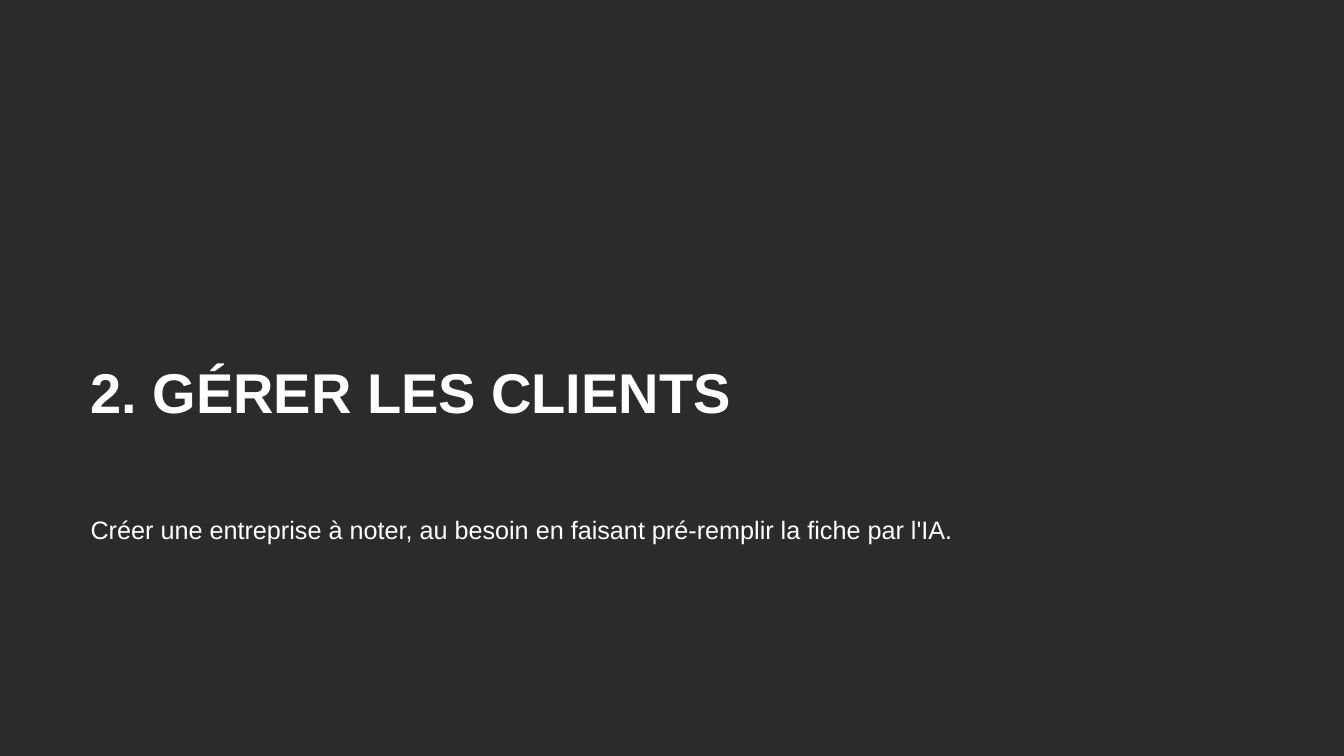
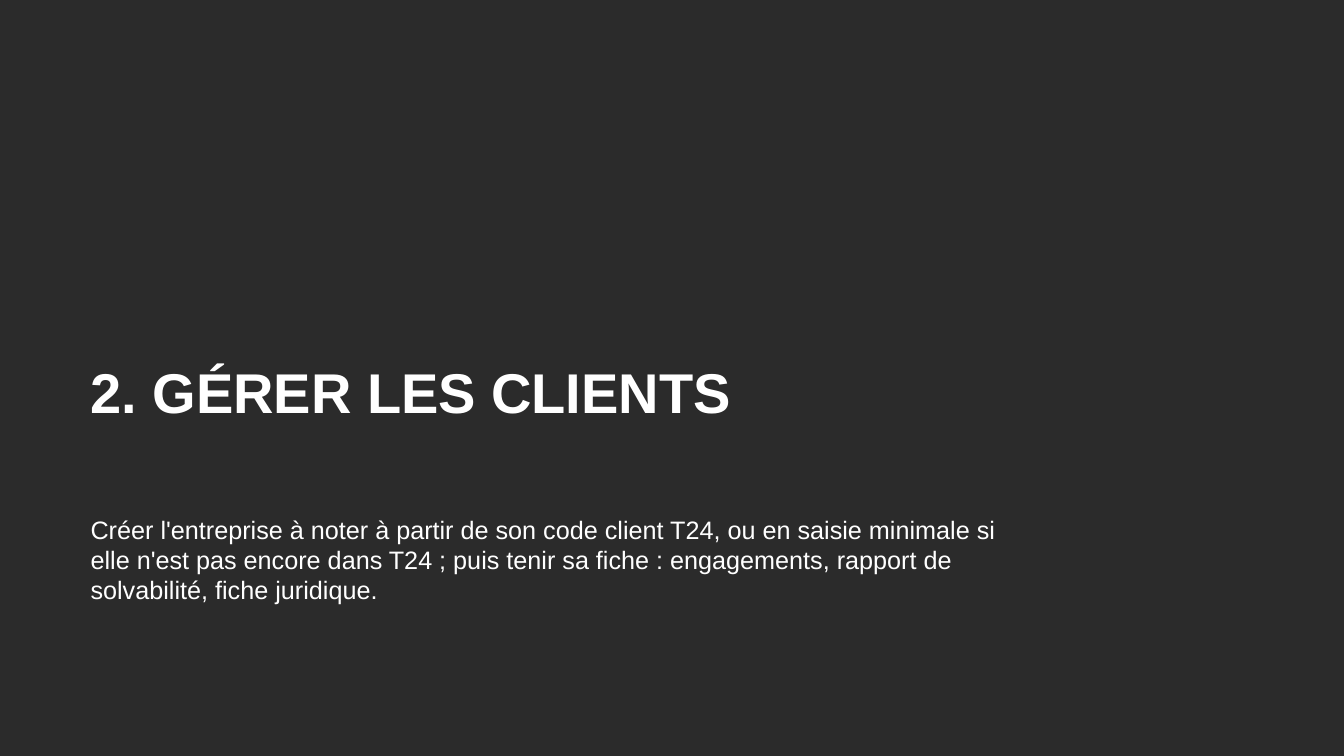
Before and after one commit to tariqeddoumi/Entreprise-scoring-cl, a slide deck: slide 9 of docs/guides/Guide_utilisateur_outil_notation.pptx. Drawn at 1344x756 pixels with LibreOffice and Linux fonts; fonts in the diff are those of the drawing; background and template pictures are left out; a plain dark background stands for a picture behind light text. Boxes give left, top, right and bottom in pixels: in the first picture for what was removed or moved away, otherwise in the second. Text is boxed around its words. In the diff, an @@ line names an element or a change of style, - is before the commit and + after.

```diff
--- a/docs/guides/Guide_utilisateur_outil_notation.pptx
+++ b/docs/guides/Guide_utilisateur_outil_notation.pptx
@@ text at (91,520,995,605): text changed @@
-Créer une entreprise à noter, au besoin en faisant pré-remplir la fiche par l'IA.
+Créer l'entreprise à noter à partir de son code client T24, ou en saisie minimale si elle n'est pas encore dans T24 ; puis tenir sa fiche : engagements, rapport de solvabilité, fiche juridique.
```
Also in this commit, not shown: 14 other slides changed, 24 slides added, 1 other file.
